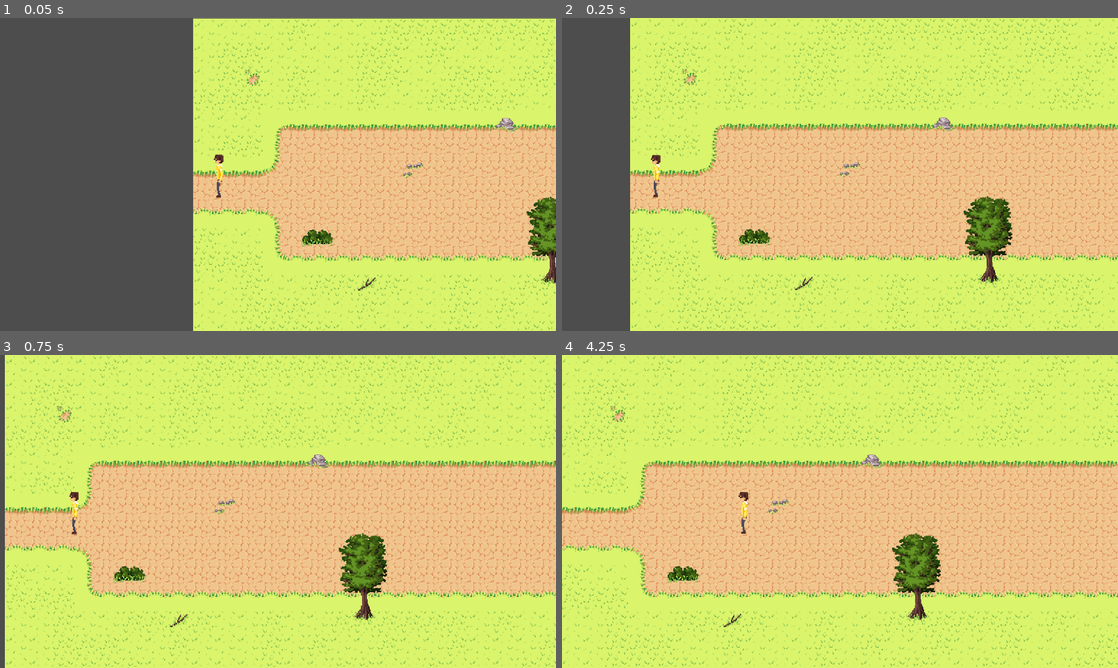
Above: before the commit, frames 1-4 (two rows, left to right).
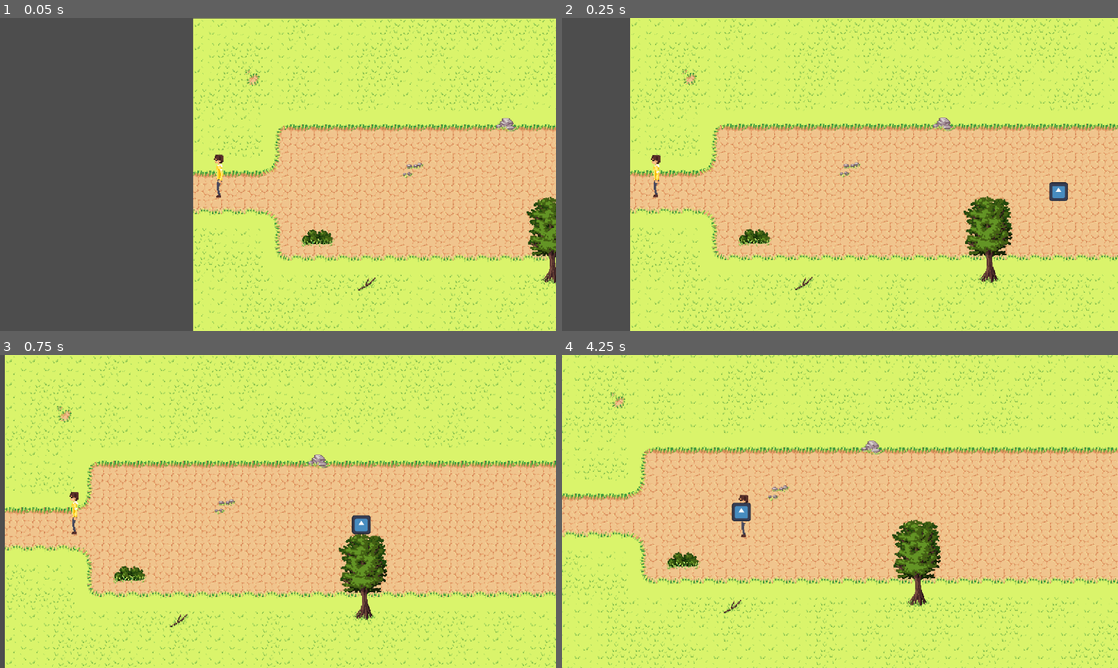
Above: after the commit, the same moments.

Repository: Kiwi-the-Cat/Untitled-Roguelike
Game: Godot game, scene res://level/level_3.tscn
Two runs of this game, one before a commit and one after it. Both use one fixed random seed, a clock stepped at 60 frames per second and the inputs below. This scene is started directly instead of the project's main scene. The engine's default icon, where the game draws it, is replaced by a stand-in: a white triangle on a blue panel in a dark square.
Inputs (mouse positions are in pixels of both pictures, inside the frame that each line leads up to):
- Up to frame 1 (0.05 s): no input
- Up to frame 2 (0.25 s): no input
- Up to frame 3 (0.75 s): move the mouse to (400, 495) at 0.52 s; hold Right (ui_right) from 0.53 s (still down); click (400, 495) at 0.67 s
- Up to frame 4 (4.25 s): release Right (ui_right) at 1.25 s; drag from (728, 527) to (812, 574) at 1.27 s; move the mouse to (895, 442) at 2.02 s; hold Right (ui_right) 2.03-2.75 s; drag from (812, 574) to (673, 464) at 2.77 s; move the mouse to (1006, 558) at 3.52 s; hold Left (ui_left) from 3.53 s (still down)

Frame 1 is identical in both runs. In frame 2, 0.2% of the frame differs, in the area x 87-91%, y 52-59%; in frame 3, 0.2%; in frame 4, 27%, in the area x 0-100%, y 0-100%.

Commit message:
Added Basic Enemy Movement

Diff:
--- /dev/null
+++ b/enemies/enemy.gd
@@ -0,0 +1,23 @@
+extends CharacterBody2D
+
+@onready var player = get_parent().get_node("Player")
+
+#Movement Variables
+@onready var navAgent = $NavigationAgent2D
+var target:Vector2
+@export var speed:float = 200
+var currentPos:Vector2
+var nextPos:Vector2
+
+func _process(delta):
+	move()
+
+func move():
+	target = Vector2(player.position.x, player.position.y)
+	navAgent.set_target_position(target)
+
+	currentPos = global_transform.origin
+	nextPos = navAgent.get_next_path_position()
+	velocity = (nextPos - currentPos).normalized() * speed
+
+	move_and_slide()
--- a/enemies/enemy.tscn
+++ b/enemies/enemy.tscn
@@ -1,6 +1,7 @@
-[gd_scene load_steps=5 format=3 uid="uid://d1bd4e7q7jh2p"]
+[gd_scene load_steps=6 format=3 uid="uid://d1bd4e7q7jh2p"]
 
 [ext_resource type="Texture2D" uid="uid://bjy37sh85ccg5" path="res://icon.svg" id="1_6s5g5"]
+[ext_resource type="Script" path="res://enemies/enemy.gd" id="1_hlivd"]
 
 [sub_resource type="SpriteFrames" id="SpriteFrames_iml0o"]
 animations = [{
@@ -22,6 +23,7 @@
 [node name="Enemy" type="CharacterBody2D"]
 collision_layer = 3
 collision_mask = 3
+script = ExtResource("1_hlivd")
 
 [node name="AnimatedSprite2D" type="AnimatedSprite2D" parent="."]
 sprite_frames = SubResource("SpriteFrames_iml0o")
--- a/level/level_3.tscn
+++ b/level/level_3.tscn
@@ -1,9 +1,10 @@
-[gd_scene load_steps=8 format=3 uid="uid://cgh1iffjuq3pj"]
+[gd_scene load_steps=10 format=3 uid="uid://cgh1iffjuq3pj"]
 
 [ext_resource type="Script" path="res://level/level_3.gd" id="1_cya2i"]
 [ext_resource type="Texture2D" uid="uid://cbi4i1dnq1dnv" path="res://assets/Grass_And_Ground_Tile_set.png" id="1_yxflg"]
 [ext_resource type="Texture2D" uid="uid://c7nic7cr6qmrv" path="res://assets/tree_rock_bush_sprites.png" id="2_jd481"]
 [ext_resource type="PackedScene" uid="uid://bt68687tfw0ca" path="res://player/Player.tscn" id="3_iqhyh"]
+[ext_resource type="PackedScene" uid="uid://d1bd4e7q7jh2p" path="res://enemies/enemy.tscn" id="5_d47jp"]
 
 [sub_resource type="TileSetAtlasSource" id="TileSetAtlasSource_ldglv"]
 texture = ExtResource("1_yxflg")
@@ -150,6 +151,12 @@
 sources/0 = SubResource("TileSetAtlasSource_ldglv")
 sources/1 = SubResource("TileSetAtlasSource_nfebf")
 
+[sub_resource type="NavigationPolygon" id="NavigationPolygon_thgbi"]
+vertices = PackedVector2Array(202, 258, 1030, 262, 122, 262, 142, 258, 782, 178, 858, 178, 202, 230, 1030, 90, 858, 118, 122, 90, 782, 118, 142, 230)
+polygons = Array[PackedInt32Array]([PackedInt32Array(0, 1, 2, 3), PackedInt32Array(4, 5, 1, 0, 6), PackedInt32Array(7, 1, 5, 8), PackedInt32Array(9, 7, 8, 10), PackedInt32Array(3, 2, 9, 11), PackedInt32Array(6, 11, 9, 10, 4)])
+outlines = Array[PackedVector2Array]([PackedVector2Array(1040, 80, 1040, 272, 112, 272, 112, 80), PackedVector2Array(152, 240, 152, 248, 192, 248, 192, 240), PackedVector2Array(792, 128, 792, 168, 848, 168, 848, 128)])
+source_geometry_group_name = &"navigation_polygon_source_group"
+
 [node name="Level3" type="Node2D"]
 editor_description = "Level 3
 Combat Introduction
@@ -169,3 +176,12 @@
 
 [node name="Player" parent="." instance=ExtResource("3_iqhyh")]
 position = Vector2(38, 155)
+
+[node name="Enemy" parent="." instance=ExtResource("5_d47jp")]
+position = Vector2(642, 182)
+scale = Vector2(0.2, 0.2)
+
+[node name="NavigationAgent2D" type="NavigationAgent2D" parent="Enemy"]
+
+[node name="NavigationRegion2D" type="NavigationRegion2D" parent="."]
+navigation_polygon = SubResource("NavigationPolygon_thgbi")
